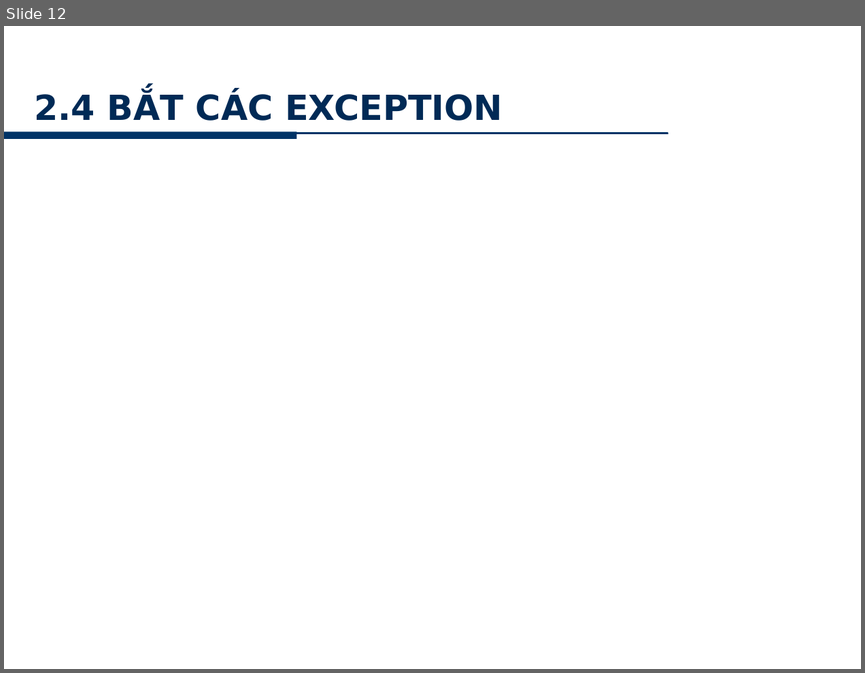
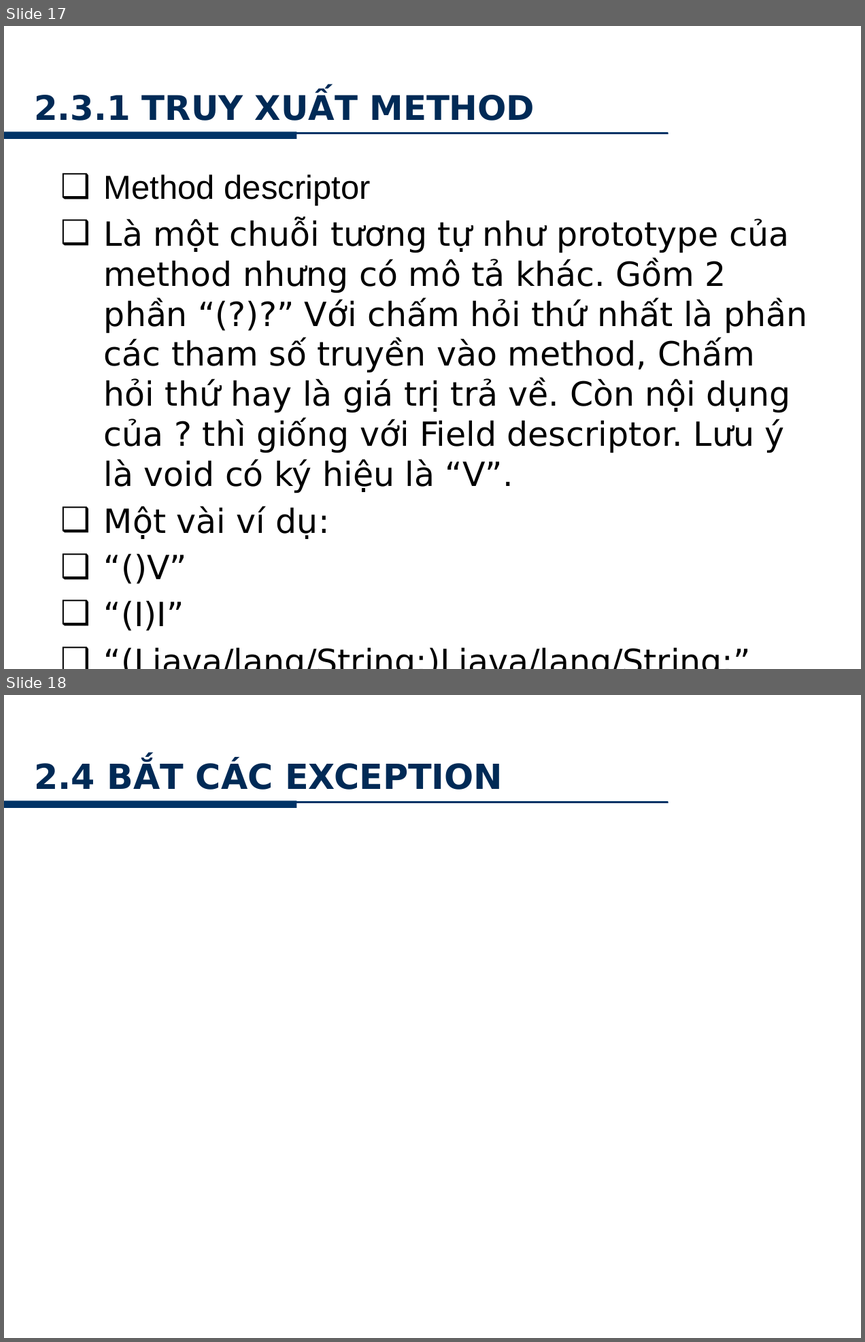
Before and after one commit to minhkhanh/UofS-Java, a slide deck: Seminar_JNI/Slide_00.pptx. Shown one above the other, each under a label of ours: slide 12 before the commit, slides 17 and 18 after it. The pictures are 865x673 and 865x1342 pixels, drawn with LibreOffice and Linux fonts; fonts in the diff are those of the drawing; background and template pictures are left out. Boxes give left, top, right and bottom in pixels: in the first picture for what was removed or moved away, otherwise in the second. Text is boxed around its words. In the diff, an @@ line names an element or a change of style, - is before the commit and + after.

```diff
--- a/Seminar_JNI/Slide_00.pptx
+++ b/Seminar_JNI/Slide_00.pptx
@@ slide 17 added at <box>4,26,861,669</box>, background picture (left out); not listed: 2 template elements that a slide beside it also shows @@
@@ text added at <box>675,40,839,62</box>, 10 pt, text #FFFFFF @@
+www.hcmus.edu.vn
@@ title added at <box>34,92,535,121</box>, 28.5 pt, text gradient #00152B to #002A56 to #002750, bold @@
+2.3.1 TRUY XUẤT METHOD
@@ text added at <box>104,174,807,631</box>, 28 pt, text #000000 @@
+  ❑ Method descriptor
+❑ Là một chuỗi tương tự như prototype của method nhưng có mô tả khác. Gồm 2 phần “(?)?” Với chấm hỏi thứ nhất là phần các tham số truyền vào method, Chấm hỏi thứ hay là giá trị trả về. Còn nội dụng của ? thì giống với Field descriptor. Lưu ý là void có ký hiệu là “V”.
+❑ Một vài ví dụ:
+❑ “()V”
+❑ “(I)I”
+❑ “(Ljava/lang/String;)Ljava/lang/String;”
@@ page number added at <box>410,647,441,666</box>, 20 pt, text #FFFFFF @@
+17
@@ what was slide 12 is now slide 18 @@
```
Also in this commit, not shown: 10 slides changed, 6 other slides added.
